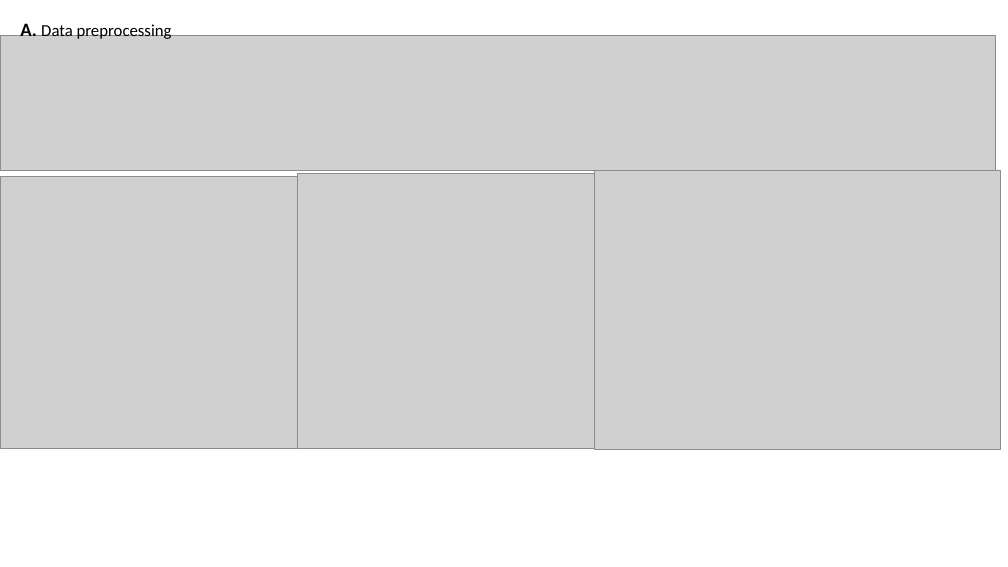
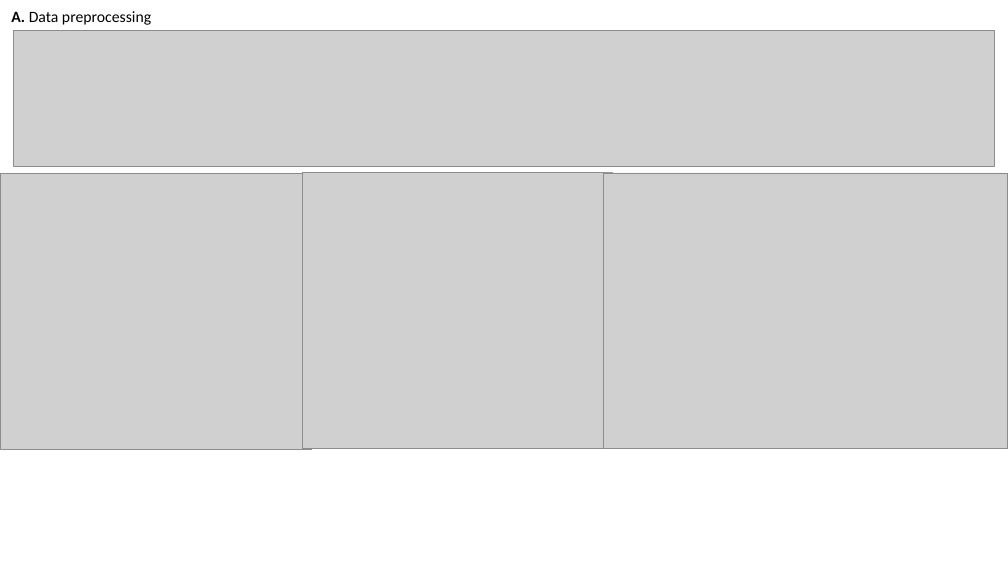
Before and after one commit to Hannwelkin/HALO, a slide deck: slide 1 of figure_pipeline/fig5_external_validation_chandrasekaran/assemble_fig5/assemble_fig5.pptx. Drawn at 1008x567 pixels with LibreOffice and Linux fonts; fonts in the diff are those of the drawing; grey boxes stand for pictures. Boxes give left, top, right and bottom in pixels: in the first picture for what was removed or moved away, otherwise in the second. Text is boxed around its words. In the diff, an @@ line names an element or a change of style, - is before the commit and + after.

Commit message:
feat(figure-pipeline): add figure 6 codes and .pptx to explain the ACDB subset external validation. also run the INDIGO validation and recreate the figure 5 for it after filtering its overlapping pairs with HALO's training setexit

```diff
--- a/figure_pipeline/fig5_external_validation_chandrasekaran/assemble_fig5/assemble_fig5.pptx
+++ b/figure_pipeline/fig5_external_validation_chandrasekaran/assemble_fig5/assemble_fig5.pptx
@@ text "A. Data preprocessing": place and size @@
-text "A. Data preprocessing" at bbox=[20, 21, 172, 39]
+text "A. Data preprocessing" at bbox=[11, 11, 151, 25]
@@ text "A. Data preprocessing" at bbox=[11, 11, 151, 25]: size 18 to 15 pt in "A."; size 16 to 15 pt in "Data preprocessing" @@
@@ picture: place and size @@
-picture at bbox=[0, 36, 995, 170]
+picture at bbox=[14, 30, 994, 166]
@@ picture: place and size @@
-picture at bbox=[0, 176, 297, 448]
+picture at bbox=[1, 174, 312, 450]
@@ picture: place and size @@
-picture at bbox=[298, 173, 595, 448]
+picture at bbox=[302, 172, 613, 448]
@@ picture: place and size @@
-picture at bbox=[594, 170, 1000, 449]
+picture at bbox=[603, 173, 1008, 449]
```
Also in this commit, not shown: 20 other files.
